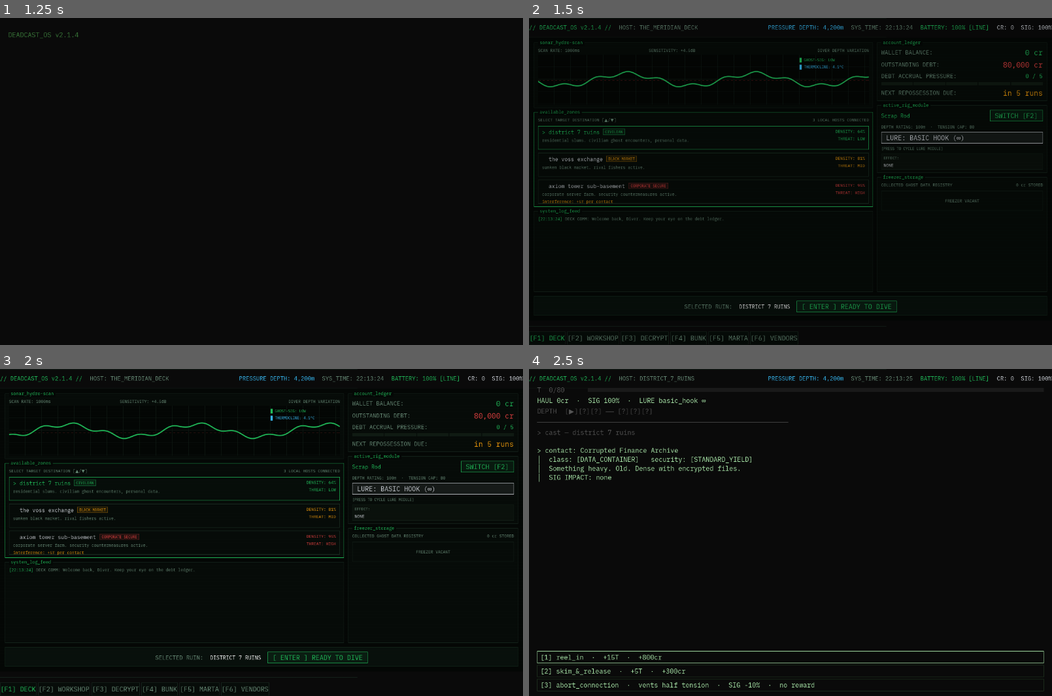
Above: before the commit, frames 1-4 (two rows, left to right).
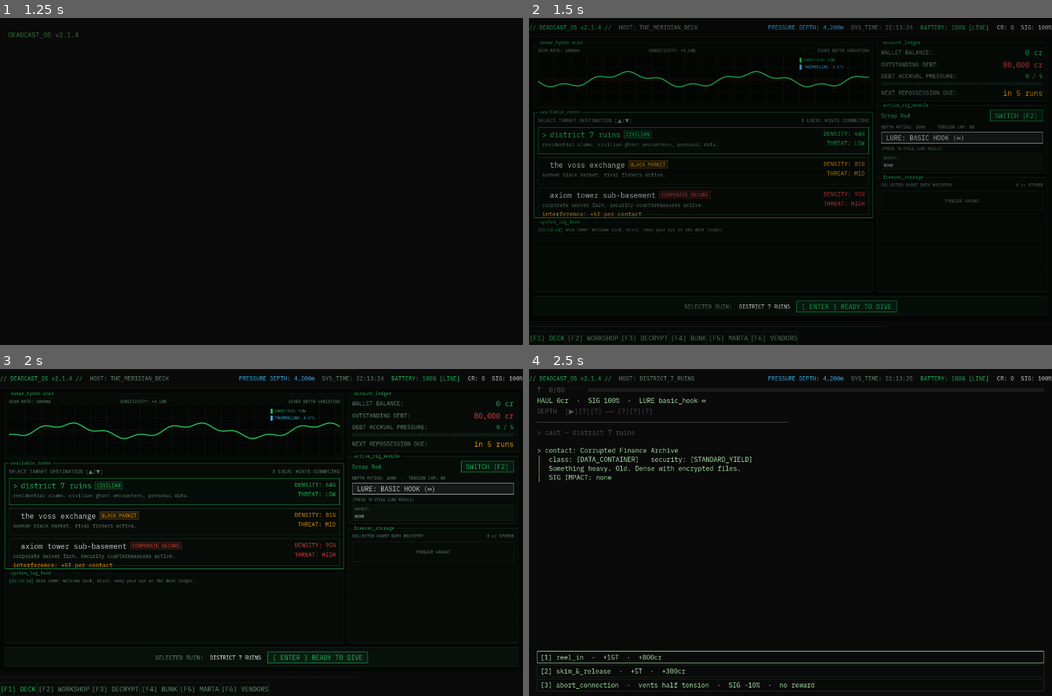
Above: after the commit, the same moments.

Repository: Teeohbee/deadcast
Game: Godot game, scene res://scenes/title_screen/TitleScreen.tscn
Same seed, same stepped clock (60 frames per second), same inputs: the game is played once before the commit and once after it.
Inputs (mouse positions are in pixels of both pictures, inside the frame that each line leads up to):
- Up to frame 1 (1.25 s): click "new game" at 0.5 s
- Up to frame 2 (1.5 s): tap Enter at 1.25 s; move the mouse to (905, 165) at 1.27 s; hold E (tab_next) from 1.28 s (still down); click (905, 165) at 1.42 s
- Up to frame 3 (2 s): keep holding E (tab_next)
- Up to frame 4 (2.5 s): release E (tab_next) at 2 s; click "[ ENTER ] READY TO DIVE" at 2 s

Frame 1 is identical in both runs. In frame 2, 3.4% of the frame differs, in the area x 0-66%, y 30-66%; in frame 3, 3.9%; in frame 4, nothing differs.
Error in both runs: Assertion failed: UIController.initialize() must be called before navigate_to() (res://autoload/UIController.gd:30)

Commit message:
feat: make zone selection and decision data legible

Diff:
--- a/scenes/barge_hub/deck_style.gd
+++ b/scenes/barge_hub/deck_style.gd
@@ -54,7 +54,7 @@
 	var chip := Label.new()
 	chip.text = text
 	chip.add_theme_stylebox_override("normal", sb)
-	apply_label(chip, c, 9)
+	apply_label(chip, c, SIZE_AMBIENT)
 	return chip
 
 static func apply_action_button(btn: Button, color: Color = GREEN) -> void:
--- a/scenes/barge_hub/panels/zone_panel.gd
+++ b/scenes/barge_hub/panels/zone_panel.gd
@@ -24,11 +24,11 @@
 	var hint := Label.new()
 	hint.text = "SELECT TARGET DESTINATION [▲/▼]"
 	hint.size_flags_horizontal = Control.SIZE_EXPAND_FILL
-	DeckStyle.apply_label(hint, DeckStyle.DIM, DeckStyle.FONT_SIZE_TINY)
+	DeckStyle.apply_label(hint, DeckStyle.DIM, DeckStyle.SIZE_AMBIENT)
 	header.add_child(hint)
 	var hosts := Label.new()
 	hosts.text = "%d LOCAL HOSTS CONNECTED" % ZONE_IDS.size()
-	DeckStyle.apply_label(hosts, DeckStyle.DIM, DeckStyle.FONT_SIZE_TINY)
+	DeckStyle.apply_label(hosts, DeckStyle.DIM, DeckStyle.SIZE_AMBIENT)
 	header.add_child(hosts)
 	root.add_child(header)
 
@@ -46,7 +46,7 @@
 func _build_card(zone_id: String, zone: ZoneData) -> Button:
 	var btn := Button.new()
 	btn.focus_mode = Control.FOCUS_ALL
-	btn.custom_minimum_size = Vector2(0, 58)
+	btn.custom_minimum_size = Vector2(0, 66)
 	btn.pressed.connect(_on_card_pressed.bind(zone_id))
 	DeckStyle.apply_card(btn, false)
 
@@ -76,13 +76,13 @@
 	var indicator := Label.new()
 	indicator.text = ">"
 	indicator.modulate.a = 0.0
-	DeckStyle.apply_label(indicator, DeckStyle.GREEN, DeckStyle.FONT_SIZE_BODY)
+	DeckStyle.apply_label(indicator, DeckStyle.GREEN, DeckStyle.SIZE_VALUE)
 	name_row.add_child(indicator)
 	_indicators[zone_id] = indicator
 
 	var name_label := Label.new()
 	name_label.text = zone.display_name.to_lower()
-	DeckStyle.apply_label(name_label, DeckStyle.TEXT, DeckStyle.FONT_SIZE_BODY)
+	DeckStyle.apply_label(name_label, DeckStyle.TEXT, DeckStyle.SIZE_VALUE)
 	name_row.add_child(name_label)
 	_names[zone_id] = name_label
 
@@ -90,13 +90,13 @@
 
 	var desc := Label.new()
 	desc.text = zone.description.to_lower()
-	DeckStyle.apply_label(desc, DeckStyle.DIM, DeckStyle.FONT_SIZE_TINY)
+	DeckStyle.apply_label(desc, DeckStyle.DIM, DeckStyle.SIZE_AMBIENT)
 	left.add_child(desc)
 
 	if zone.zone_interference > 0:
 		var interference := Label.new()
 		interference.text = "interference: +%dT per contact" % zone.zone_interference
-		DeckStyle.apply_label(interference, DeckStyle.AMBER, DeckStyle.FONT_SIZE_TINY)
+		DeckStyle.apply_label(interference, DeckStyle.AMBER, DeckStyle.SIZE_BODY)
 		left.add_child(interference)
 
 	var stats := VBoxContainer.new()
@@ -104,12 +104,12 @@
 	var density := Label.new()
 	density.text = "DENSITY: %s" % zone.density
 	density.horizontal_alignment = HORIZONTAL_ALIGNMENT_RIGHT
-	DeckStyle.apply_label(density, DeckStyle.tier_color(zone.tag_tier), DeckStyle.FONT_SIZE_TINY)
+	DeckStyle.apply_label(density, DeckStyle.tier_color(zone.tag_tier), DeckStyle.SIZE_BODY)
 	stats.add_child(density)
 	var threat := Label.new()
 	threat.text = "THREAT: %s" % zone.threat
 	threat.horizontal_alignment = HORIZONTAL_ALIGNMENT_RIGHT
-	DeckStyle.apply_label(threat, DeckStyle.tier_color(zone.tag_tier), DeckStyle.FONT_SIZE_TINY)
+	DeckStyle.apply_label(threat, DeckStyle.tier_color(zone.tag_tier), DeckStyle.SIZE_BODY)
 	stats.add_child(threat)
 	row.add_child(stats)
 
--- a/tests/test_zone_panel.gd
+++ b/tests/test_zone_panel.gd
@@ -43,3 +43,7 @@
 	GameState.select_zone("exchange")
 	p.focus_selected()
 	assert_true((p._cards["exchange"] as Button).has_focus())
+
+func test_zone_name_uses_value_tier() -> void:
+	var p := _make_panel()
+	assert_eq(p._names["district7"].get_theme_font_size("font_size"), DeckStyle.SIZE_VALUE)
